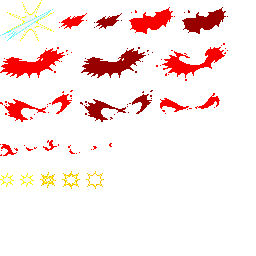
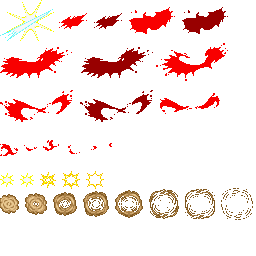
Layers edited between the first and the second 256×256 image:
added layer "Capa 26" above "Capa 25" over bbox(221, 188, 253, 220)
added layer "Capa 25" above "Capa 20" over bbox(185, 189, 215, 219)
added layer "Capa 20" above "Capa 24" over bbox(25, 193, 47, 215)
added layer "Capa 24" above "Capa 23" over bbox(149, 189, 179, 219)
added layer "Capa 23" above "Capa 22" over bbox(115, 190, 143, 218)
added layer "Capa 22" above "Capa 21" over bbox(83, 191, 109, 217)
added layer "Capa 21" above "Capa 19" over bbox(53, 192, 77, 216)
added layer "Capa 19" above "Capa 18" over bbox(0, 194, 19, 214)
